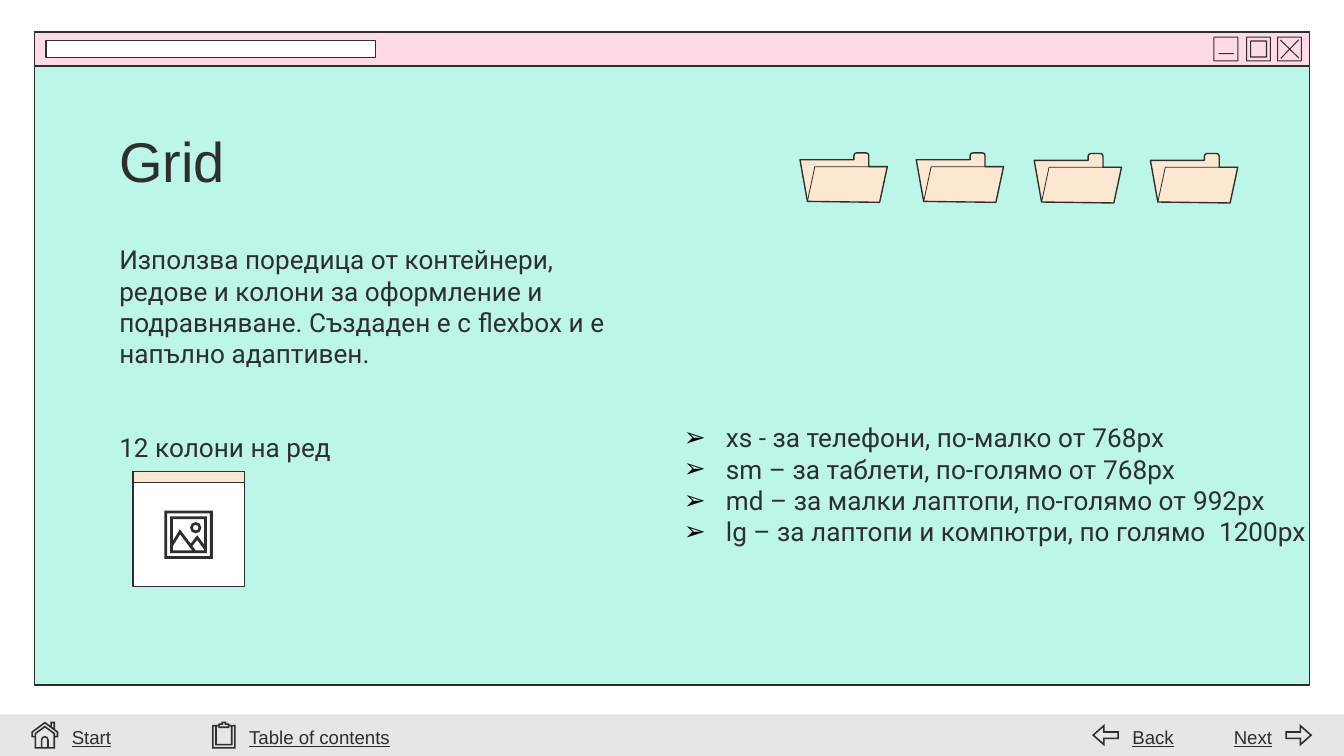
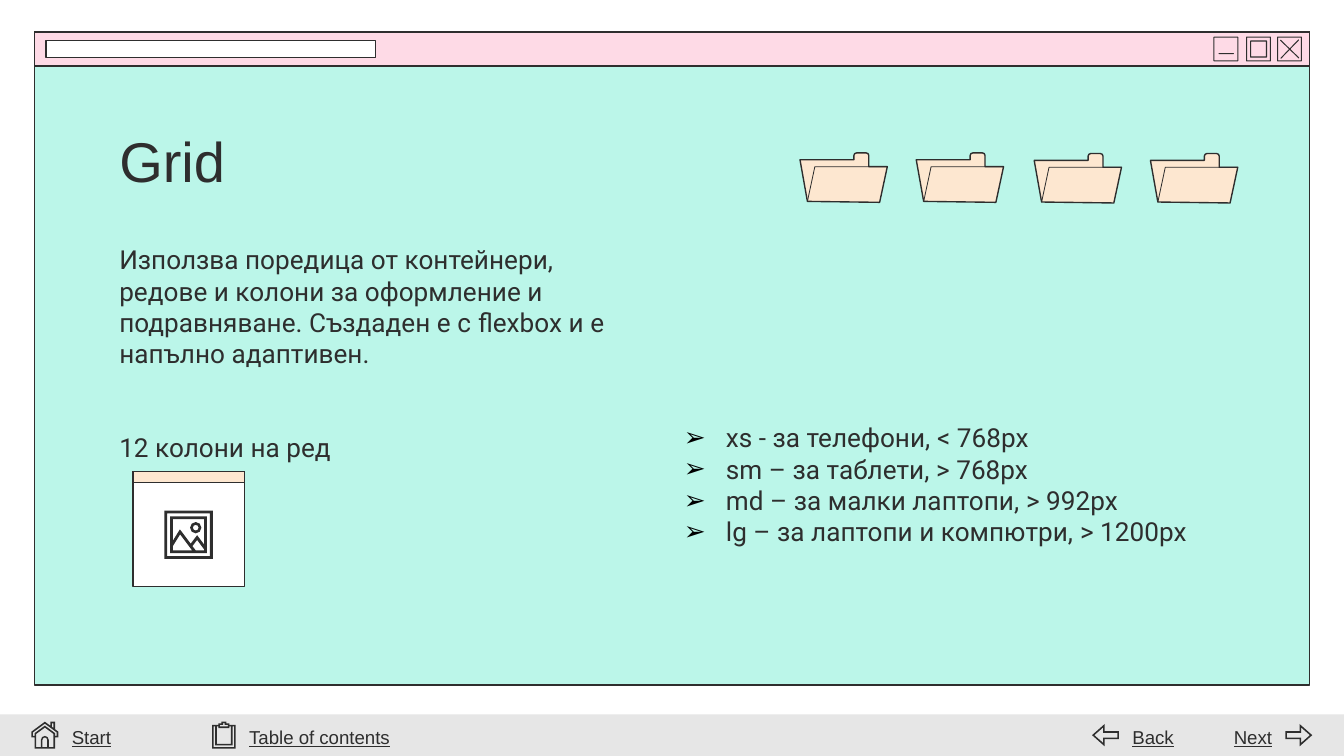
Before and after one commit to stilyana-petrova/12b, a slide deck: slide 10 of IP/Bootstrap/Bootstrap Presentation.pptx. Drawn at 1344x756 pixels with LibreOffice and Linux fonts; fonts in the diff are those of the drawing; background and template pictures are left out. Boxes give left, top, right and bottom in pixels: in the first picture for what was removed or moved away, otherwise in the second. Text is boxed around its words. In the diff, an @@ line names an element or a change of style, - is before the commit and + after.

Commit message:
Zadachi i proekti

```diff
--- a/IP/Bootstrap/Bootstrap Presentation.pptx
+++ b/IP/Bootstrap/Bootstrap Presentation.pptx
@@ text at box(726, 427, 1186, 547): text changed @@
-➢ xs - за телефони, по-малко от 768px
-➢ sm – за таблети, по-голямо от 768px
-➢ md – за малки лаптопи, по-голямо от 992px
-➢ lg – за лаптопи и компютри, по голямо 1200px
+➢ xs - за телефони, < 768px
+➢ sm – за таблети, > 768px
+➢ md – за малки лаптопи, > 992px
+➢ lg – за лаптопи и компютри, > 1200px
```
